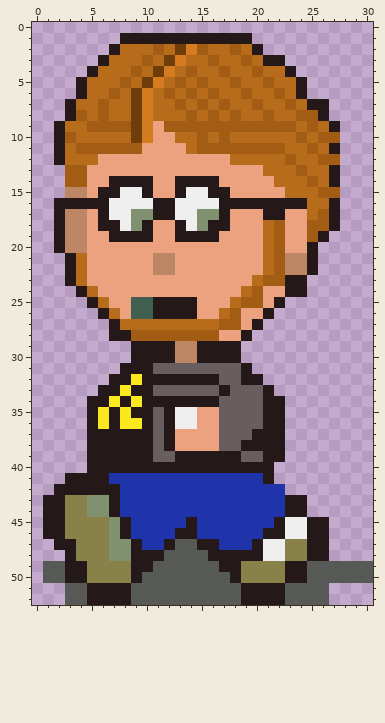
One commit to this pixel-art sprite: dist/assets/scout.png. This is how it looked before the edit.
The file is 31x53 pixels.
Now the later version:
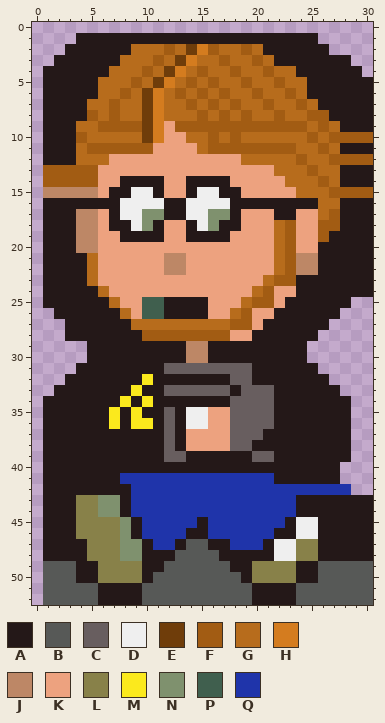
Palette (. is transparent): A #241818  B #575957  C #685e5f  D #efefef  E #6f3d0a  F #a25c13  G #b76c1c  H #d47c1f  J #bd8766  K #eda27f  L #888149  M #fbe91d  N #7f916e  P #405f4e  Q #1f34aa
The exact change:
Changed rows in their new state; - is an unchanged pixel.
first column x 1:
 1 ---AAAA------------AAAAAA-----
 2 --AAAA-A--GFGEHF-GFGAAAAAA----
 3 -AAAA-A--GFGEH-GF-GFG-AAAAAA--
 4 AAAA-A--GFGEHGF-GF-GF-GAAAAAA-
 5 AAA-A--GFGEHGFGF-GF-GF-GAAAAAA
 6 AAA-A-GFGEHGFGFGF-GF-GFGAAAAAA
 7 AA-A-GF-GEH-GFGFGF-GF-GFG-AAAA
 8 AA-AFGF-GEH--GFGFGF-GF-G-FAAAA
 9 A-A-G---FEHK-----------FGFGAAA
10 A-AF----GEH-K-GFGF-----GFG-FFF
11 A-AG-----F---KG-------F-GFGAAA
12 A-A--G-----------K----GF-G-FFF
13 FF--F---------------K--GF-GAAA
14 FF--F-K---A-K---A----K--GFGAAA
15 JJ--JK-A-DA-KA-D-A----K--G-FFF
16 A-----A---D-A---D-------A-GAAA
17 A-A-JKA-D-N-A-D-NA--K-A-KGFAAA
18 A-A-JK-ADNA-KADN-A--KGF-K-FAAA
19 A-A-J-K---A-K---A---KGF-KFAAAA
20 A-A-J---------------KGF-KAAAAA
21 AA-AG-----K-J-------KGF-JAAAAA
22 AA-AG-----K-J-------KGF-JAAAAA
23 AA-AG--------------KG-F-AAAAAA
24 AAA-AG------------KGF-K-AAAAAA
25 AAAA-AG-K-P---A--KG-FKAAAAAA--
26 -AAAA-AGK-P---A-KGF-KAAAAAA---
27 --AAAA-A--------G-FKAAAAAA----
28 --AAAA--A-------F-KAAAAAA-----
29 ----AAAA----A-J---AAAAAA------
30 ----AAAA----A-J---AAAAAA------
31 ---AAAA---A-------CAAAAAA-----
32 --AAAA--AM------A-C-AAAAAA----
33 -AAAA--AM-A-----CA--CAAAAAA---
34 AAAA--AMAM------A---C-AAAAAA--
35 AAAA-AMAM-ACA-D-K---C-AAAAAA--
36 AAAA-AMA-MACA-D-K---C-AAAAAA--
37 AAAA------ACA---K--C--AAAAAA--
38 AAAA------ACA---K-C---AAAAAA--
39 AAAA------A-C-----A-C-AAAAAA--
40 AAAA-----------------AAAAAA---
41 AA----A-------------QAAAAAA---
42 A------A--------------QQQQQQ--
43 --A-L-NA--------------Q-AAAAAA
44 --A-L-NA--------------Q-AAAAAA
45 --A---LNA----QA------QA-D-AAAA
46 --A---LNA---Q-A-----Q-A-D-AAAA
47 A--A--L-NA-QA-B-A--QA-D-L-AAAA
48 AA-A--L-N--A---B----A-D-L-AAAA
49 --B-A---L-A-----B-A---L-A-----
50 --B-A---LA-------BA---L-A-----
51 BB--B---A---------B---A---BBBB
52 BB--B---A---------B---A---BBBB
